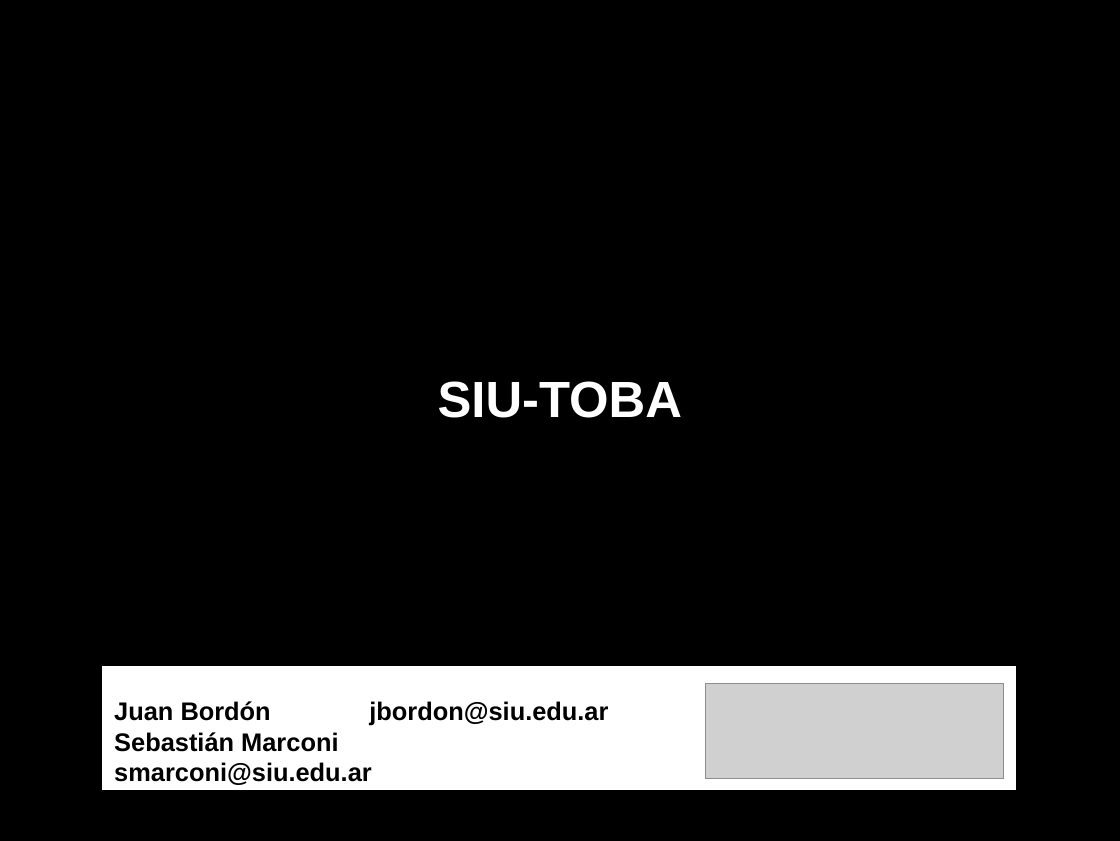
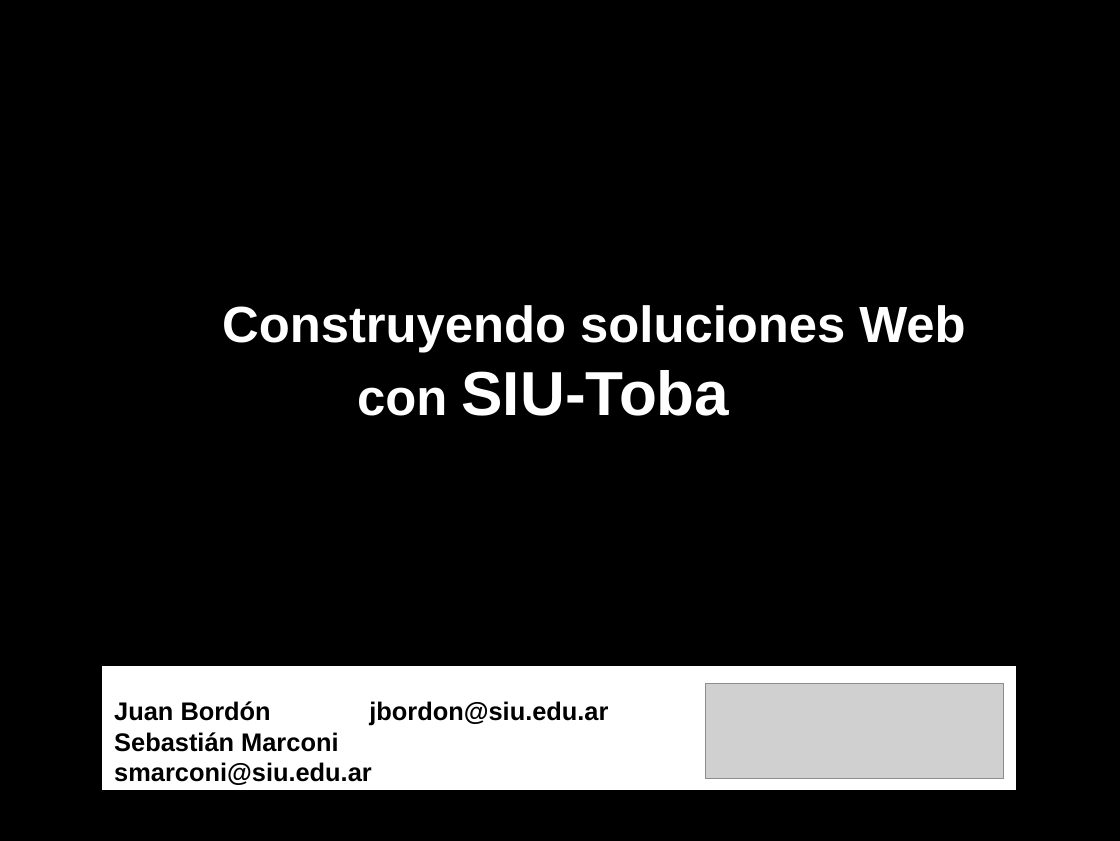
Before and after one commit to SIU-Toba/framework, a slide deck: slide 1 of doc/presentaciones/2007 - JAIIO - SIE.odp. Drawn at 1120x841 pixels with LibreOffice and Linux fonts; fonts in the diff are those of the drawing; grey boxes stand for pictures. Boxes give left, top, right and bottom in pixels: in the first picture for what was removed or moved away, otherwise in the second. Text is boxed around its words. In the diff, an @@ line names an element or a change of style, - is before the commit and + after.

```diff
--- a/doc/presentaciones/2007 - JAIIO - SIE.odp
+++ b/doc/presentaciones/2007 - JAIIO - SIE.odp
@@ text at (x1=222, y1=305, x2=965, y2=416): text changed @@
-SIU-TOBA
+Construyendo soluciones Web con SIU-Toba
```
Also in this commit, not shown: 1 other slide changed, 5 slides added, 3 slides removed.
